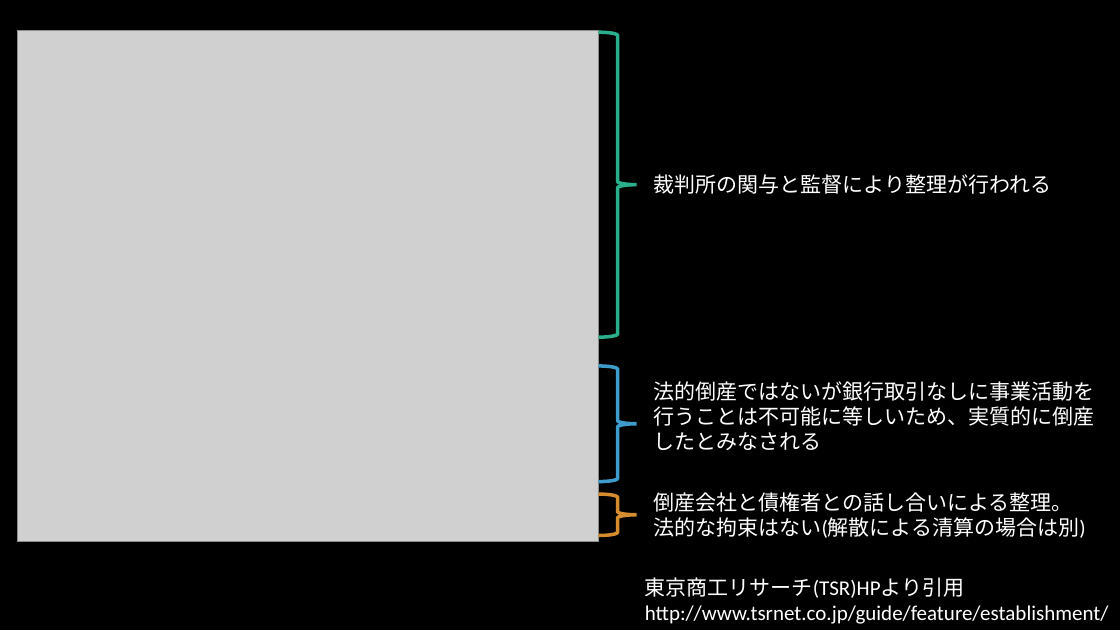
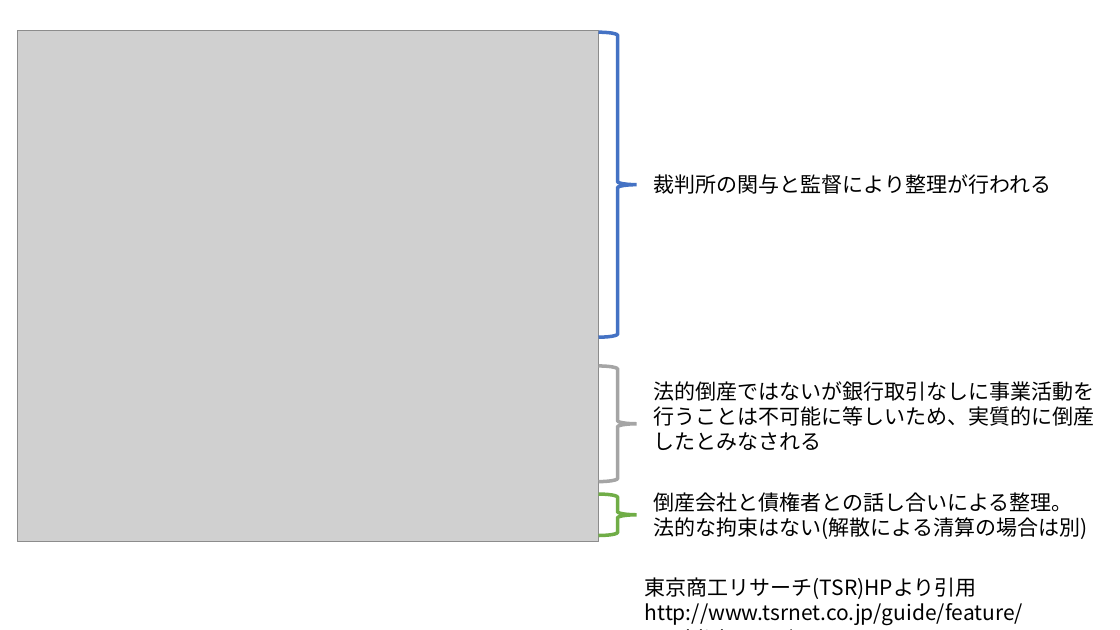
Before and after one commit to MAGA-Phantom/OperationSotsuron, a slide deck: slide 13 of 倒産の研究(仮).pptx. Drawn at 1120x630 pixels with LibreOffice and Linux fonts; fonts in the diff are those of the drawing; grey boxes stand for pictures. Boxes give left, top, right and bottom in pixels: in the first picture for what was removed or moved away, otherwise in the second. Text is boxed around its words. In the diff, an @@ line names an element or a change of style, - is before the commit and + after.

```diff
--- a/倒産の研究(仮).pptx
+++ b/倒産の研究(仮).pptx
@@ background #000000 to #FFFFFF @@
@@ right brace at bbox=[599, 32, 637, 337]: outline #29AF8C 3 pt to #4472C4 3 pt @@
@@ right brace at bbox=[599, 366, 637, 482]: outline #3D9CCC 3 pt to #A5A5A5 3 pt @@
@@ font Calibri to Noto Sans CJK JP, text colour #FFFFFF to #000000 in 4 elements at bbox=[645, 577, 1023, 626], bbox=[654, 174, 1052, 194], bbox=[654, 492, 1088, 539], bbox=[654, 381, 1095, 450] @@
@@ right brace at bbox=[599, 494, 637, 535]: outline #D58C2E 3 pt to #70AD47 3 pt @@
```
Also in this commit, not shown: 34 other slides changed, 1 slide added, 2 other files.
